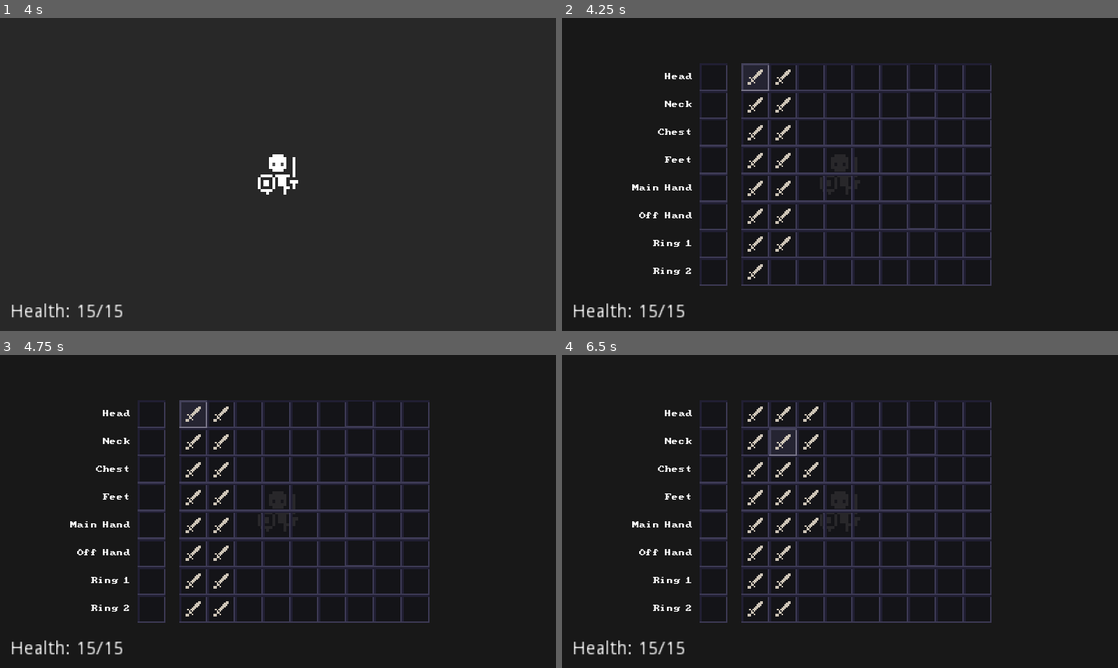
Above: before the commit, frames 1-4 (two rows, left to right).
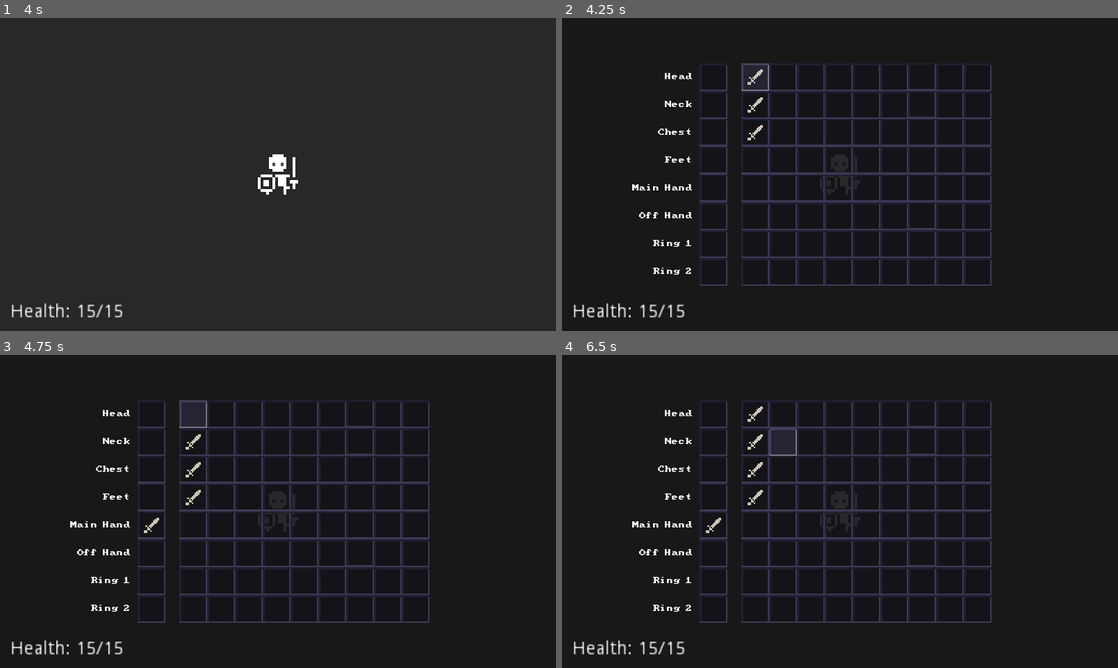
Above: after the commit, the same moments.

Repository: SimenMH/endoruin
Game: Godot game, scene res://scenes/player/Player.tscn
Same seed, same stepped clock (60 frames per second), same inputs: the game is played once before the commit and once after it. This scene is started directly instead of the project's main scene.
Inputs:
- Up to frame 1 (4 s): tap Enter (ui_accept) at 0.5, 0.77, 0.8, 1.07, 1.25, 1.35, 1.52, 1.82, 2, 2.3, 2.75, 3.02, 3.32, 3.5, 3.77, 3.8 s; hold Right (ui_right) 0.53-1.28 s; tap Space (ui_select) at 0.6, 1.55, 2.85 s; hold Down (ui_down) 1.28-2.03 s; hold Right (ui_right) 2.03-2.78 s; hold E (interact) 2.03-2.78 s; hold Up (ui_up) 2.78-3.53 s; hold Left (ui_left) from 3.53 s (still down); hold W (wait) from 3.53 s (still down)
- Up to frame 2 (4.25 s): keep holding Left (ui_left); keep holding W (wait); tap Enter (ui_accept) at 4.07 s; tap Tab (open_inventory) at 4.15 s
- Up to frame 3 (4.75 s): keep holding Left (ui_left); release W (wait) at 4.28 s; tap Space (ui_select) at 4.35 s; tap Enter (ui_accept) at 4.52 s
- Up to frame 4 (6.5 s): tap Enter (ui_accept) at 4.82, 5, 5.1, 6.02, 6.32 s; release Left (ui_left) at 5.03 s; hold Down (ui_down) 5.03-5.78 s; hold Right (ui_right) from 5.78 s (still down); tap E (interact) at 5.85 s; tap Space (ui_select) at 6.05 s

Frame 1 is identical in both runs. In frame 2, 0.4% of the frame differs, in the area x 33-42%, y 16-84%; in frame 3, 0.5%; in frame 4, 0.7%, in the area x 25-47%, y 16-84%.
Error in both runs: Invalid call. Nonexistent function 'request_move' in base 'Viewport'. (res://scenes/player/Player.gd:39)

Commit message:
Implement equipping and unequipping items

Diff:
--- a/scenes/GUI/inventory/InvSlot.gd
+++ b/scenes/GUI/inventory/InvSlot.gd
@@ -8,6 +8,8 @@
 	if new_item != null:
 		var res = load('res://sprites/items/' + new_item.name + '.png')
 		$ItemIcon.texture = res
+	else:
+		$ItemIcon.texture = null
 
 func _process(delta):
 	if selected:
--- a/scenes/GUI/inventory/Inventory.gd
+++ b/scenes/GUI/inventory/Inventory.gd
@@ -23,9 +23,54 @@
 	if visible:
 		get_nav_input()
 	# Testing
-	if Input.is_action_just_pressed('ui_accept'):
-		add_to_inventory({'name': 'Shortsword'})
+	if Input.is_action_just_pressed('ui_select'):
+		add_to_inventory({'name': 'Shortsword', 'slot': 'mhand'})
 		update_inventory()
+
+func initialize_inventory():
+	for i in range(inventory_space):
+		inventory.append(null)
+
+func update_inventory():
+	for i in range(inventory.size()):
+		if i >= inventory_space:
+			print('ERROR: Inventory index out of range')
+			break
+		var slot_idx = i
+		if grow_vertically:
+			slot_idx = get_vert_slot_idx(i)
+		var slot = inventory_slots.get_child(slot_idx)
+		slot.update_item(inventory[i])
+
+func update_equipment():
+	var slots = equipment_slots.get_children()
+	for slot in slots:
+		var slot_type = slot.name.to_lower()
+		slot.get_child(1).update_item(equipment[slot_type])
+
+func get_vert_slot_idx(idx):
+	var row = idx - (idx / rows * rows)
+	var column = idx / rows
+	var slot_idx = (row * columns) + column
+	return slot_idx
+
+func get_vert_inv_idx(idx):
+	var row = idx / columns
+	var column = idx - (idx / columns * columns)
+	var inv_idx = (rows * column) + row
+	return inv_idx
+
+func add_to_inventory(item):
+	for i in range(inventory.size()):
+		if inventory[i] == null:
+			inventory[i] = item
+			return true
+	if inventory.size() < inventory_space:
+		inventory.append(item)
+		return true
+	else:
+		print('Inventory full!')
+		return false
 
 func get_nav_input():
 	var new_slot_idx
@@ -75,6 +120,8 @@
 			new_slot_idx = selected_slot_idx + 1
 			if new_slot_idx % columns == 0:
 				new_slot_idx = - int(new_slot_idx / columns)
+	if Input.is_action_just_pressed('ui_accept'):
+		select_item()
 	update_selected_slot(new_slot_idx)
 
 func update_selected_slot(idx):
@@ -98,41 +145,28 @@
 
 		selected_slot_idx = idx
 
-func initialize_inventory():
-	for i in range(inventory_space):
-		inventory.append(null)
+func select_item():
+	if selected_slot_idx >= 0:
+		equip_item(selected_slot_idx)
+	else:
+		unequip_item(selected_slot_idx)
 
-func update_equipment():
-	var slots = equipment_slots.get_children()
-	for slot in slots:
-		var slot_type = slot.name.to_lower()
-		slot.get_child(1).update_item(equipment[slot_type])
+func equip_item(inv_idx):
+	if grow_vertically:
+		inv_idx = get_vert_inv_idx(inv_idx)
+	var item = inventory[inv_idx]
+	if item && item.has('slot'):
+		inventory[inv_idx] = equipment[item.slot]
+		equipment[item.slot] = item
+	update_inventory()
+	update_equipment()
 
-func update_inventory():
-	for i in range(inventory.size()):
-		if i >= inventory_space:
-			print('ERROR: Inventory index out of range')
-			break
-		var slot_idx = i
-		if grow_vertically:
-			slot_idx = get_vert_slot_idx(i)
-		var slot = inventory_slots.get_child(slot_idx)
-		slot.update_item(inventory[i])
-
-func get_vert_slot_idx(idx):
-	var column = idx / rows
-	var row = idx - (idx / rows * rows)
-	var slot_idx = (row * inventory_slots.columns) + column
-	return slot_idx
-
-func add_to_inventory(item):
-	for i in range(inventory.size()):
-		if inventory[i] == null:
-			inventory[i] = item
-			return true
-	if inventory.size() < inventory_space:
-		inventory.append(item)
-		return true
-	else:
-		print('Inventory full!')
-		return false
+func unequip_item(equip_idx):
+	equip_idx = abs(equip_idx + 1)
+	var slot_type = equipment_slots.get_child(equip_idx).name.to_lower()
+	if equipment.has(slot_type):
+		var cur_equipped = equipment[slot_type]
+		if add_to_inventory(cur_equipped):
+			equipment[slot_type] = null
+	update_inventory()
+	update_equipment()
